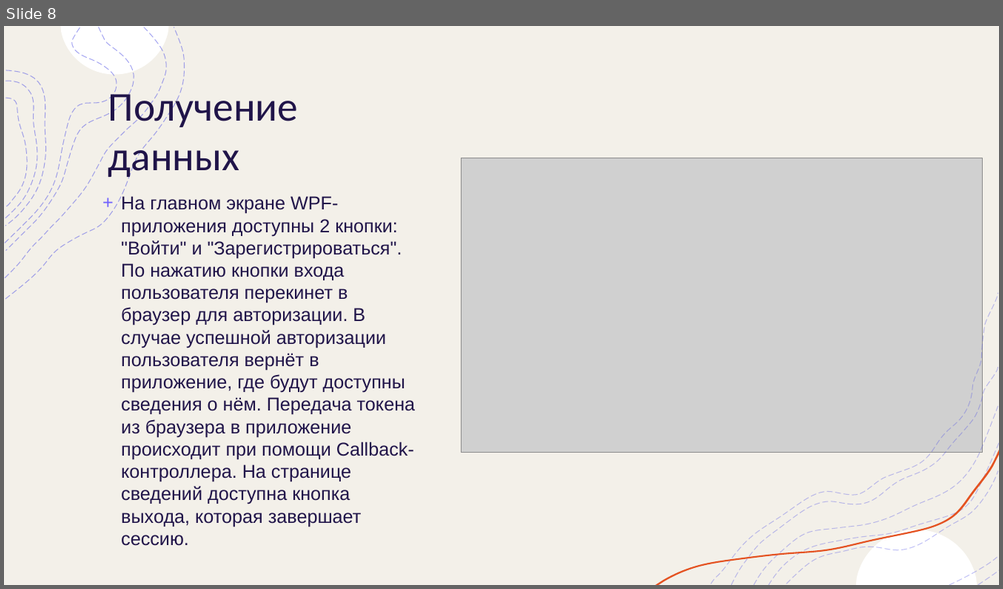
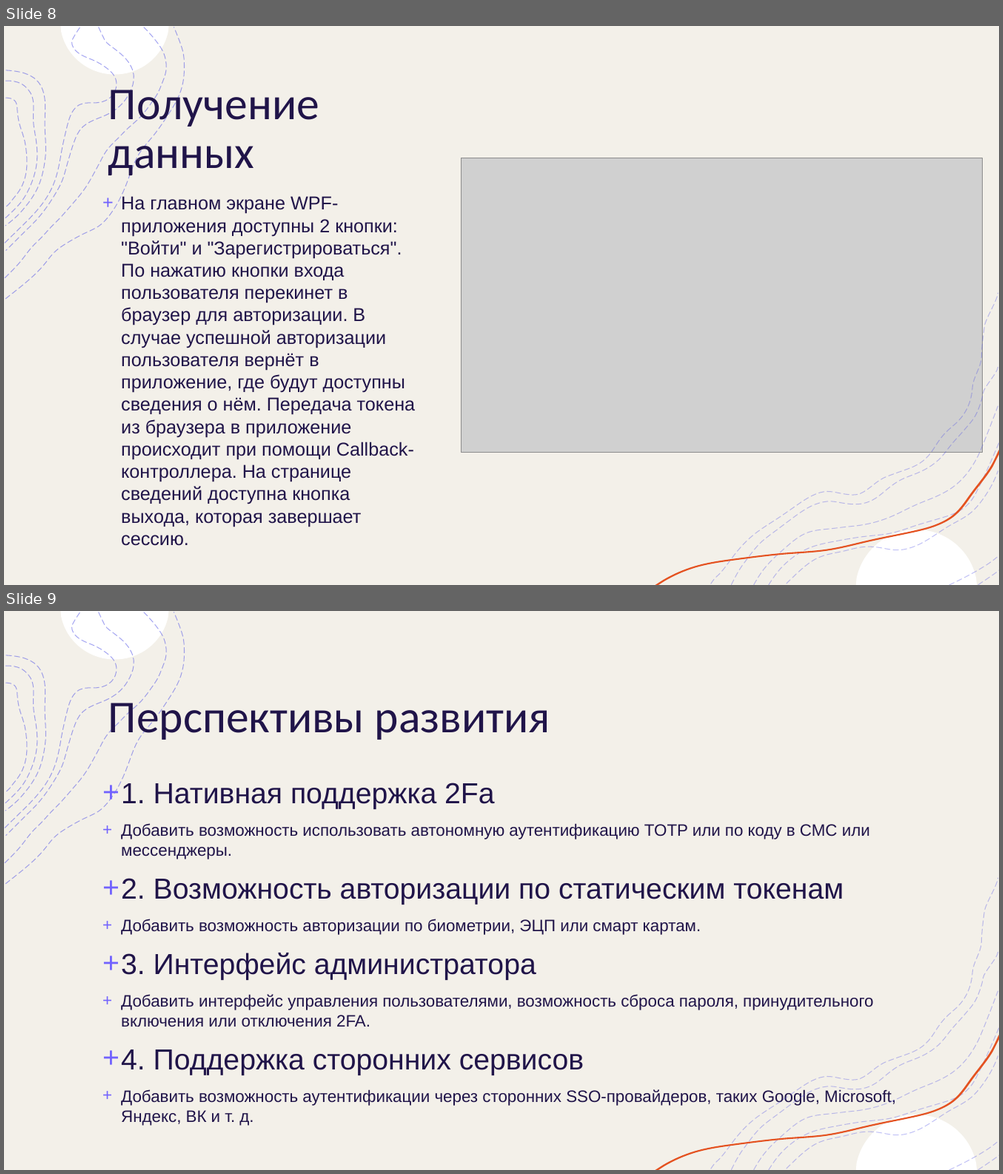
Before and after one commit to TrainzCity/NorbitSSO, a slide deck: NorbitSSO.pptx. Shown one above the other, each under a label of ours: slide 8 before the commit, slides 8 and 9 after it. The pictures are 1003x589 and 1003x1174 pixels, drawn with LibreOffice and Linux fonts; fonts in the diff are those of the drawing; grey boxes stand for pictures. Boxes give left, top, right and bottom in pixels: in the first picture for what was removed or moved away, otherwise in the second. Text is boxed around its words. In the diff, an @@ line names an element or a change of style, - is before the commit and + after.

```diff
--- a/NorbitSSO.pptx
+++ b/NorbitSSO.pptx
@@ slide 9 added at [4,611,999,1170], background #FFFFFF; not listed: 10 template elements that a slide beside it also shows @@
@@ rectangle added at [4,611,999,1170], fill #FFFFFF, outline #F2F2F2 1 pt @@
@@ rectangle added at [4,611,999,1170], fill #F3F0E9 @@
@@ group added at [5,611,184,884]: 8 freeform shapes @@
@@ title added at [108,695,550,743], 44 pt, text #201449 @@
+Перспективы развития
@@ text added at [121,783,896,1126], 16 pt, text #201449 @@
++ 1. Нативная поддержка 2Fa
++ Добавить возможность использовать автономную аутентификацию TOTP или по коду в СМС или мессенджеры.
++ 2. Возможность авторизации по статическим токенам
++ Добавить возможность авторизации по биометрии, ЭЦП или смарт картам.
++ 3. Интерфейс администратора
++ Добавить интерфейс управления пользователями, возможность сброса пароля, принудительного включения или отключения 2FA.
++ 4. Поддержка сторонних сервисов
++ Добавить возможность аутентификации через сторонних SSO-провайдеров, таких Google, Microsoft, Яндекс, ВК и т. д.
@@ group added at [655,878,999,1170]: 9 freeform shapes @@
@@ slide 8 changed as well @@
@@ outline redrawn in 16 elements at [654,450,999,585], [5,27,166,278], [5,27,116,243], [727,368,993,585], [764,443,995,585], [749,406,993,585], [5,27,166,278], [6,27,134,250], [5,27,116,243], [5,70,45,225], [731,368,998,585], [768,443,999,585], [754,406,998,585], [655,450,999,585], [711,293,997,584], [5,27,184,299] @@
@@ title "Получение данных" at [108,82,319,178]: size 39.6 to 44 pt; line spacing 1 to 0.9 @@
```
Also in this commit, not shown: 9 other slides changed.
